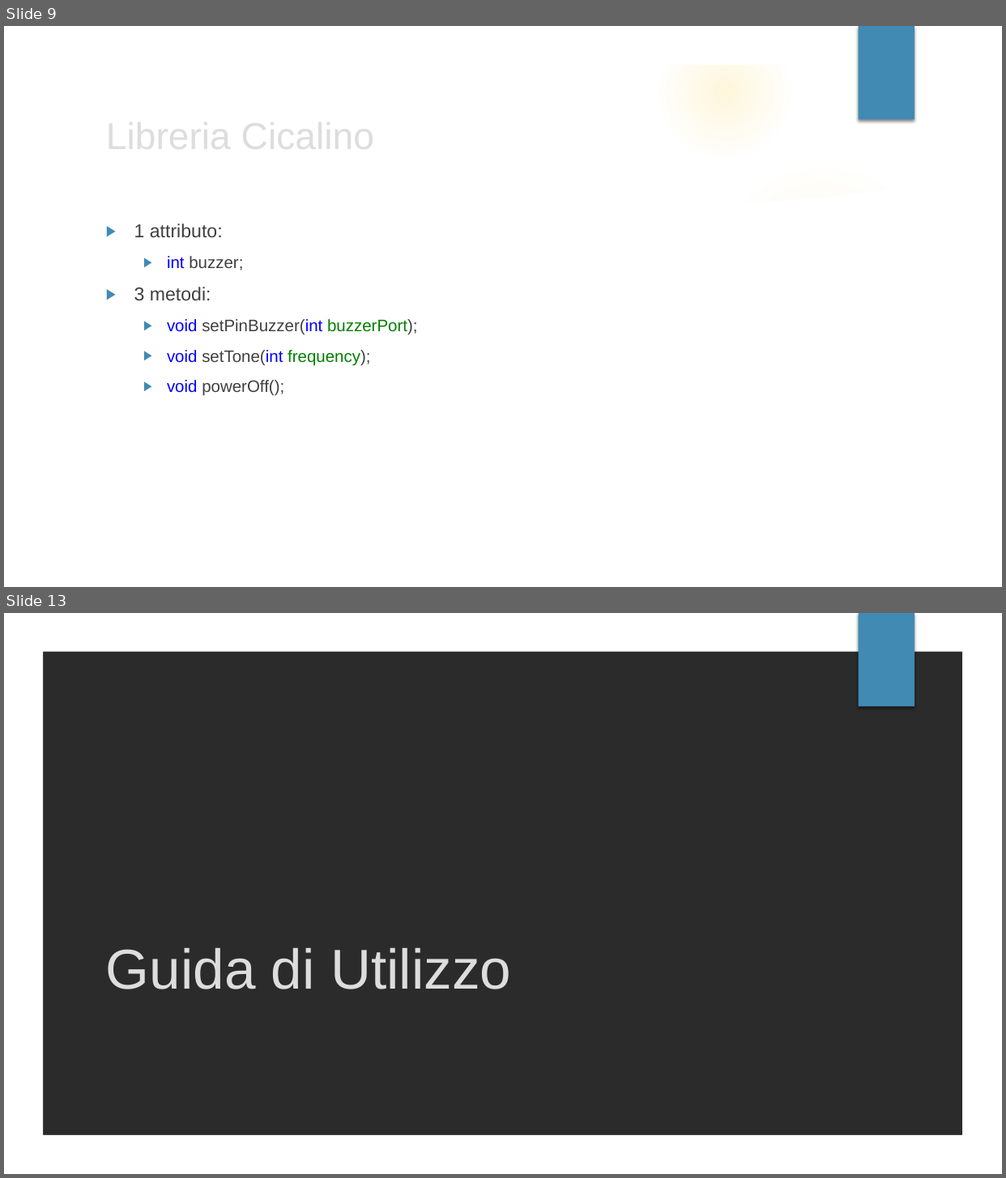
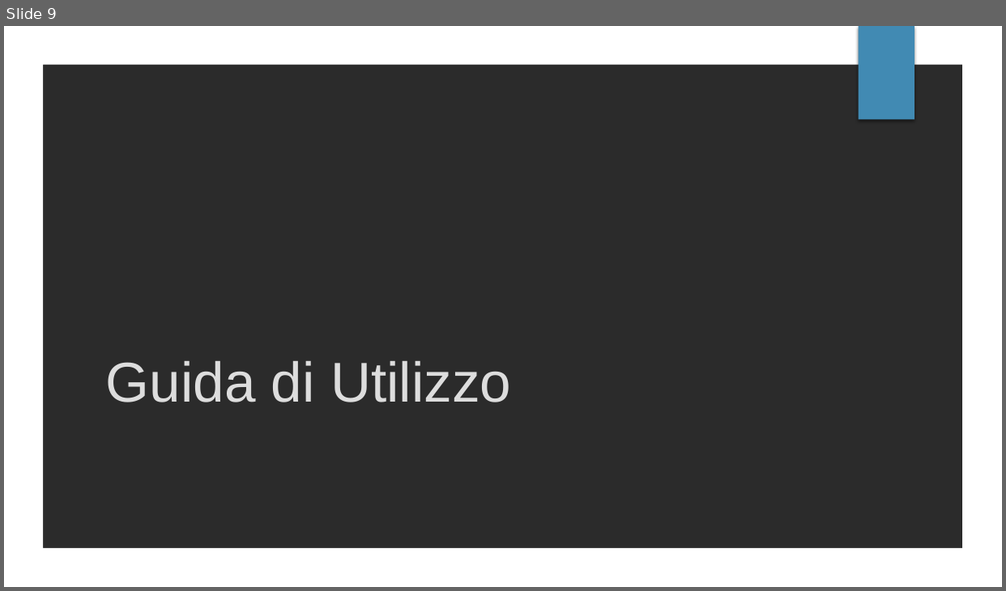
Before and after one commit to mattiaruberto/Progetto2, a slide deck: Presentazione/PROGETTO 2.pptx. Shown one above the other, each under a label of ours: slides 9 and 13 before the commit, slide 9 after it; the slides between them are not shown. The pictures are 1006x1178 and 1006x591 pixels, drawn with LibreOffice and Linux fonts; fonts in the diff are those of the drawing; background and template pictures are left out; a plain dark background stands for a picture behind light text. Boxes give left, top, right and bottom in pixels: in the first picture for what was removed or moved away, otherwise in the second. Text is boxed around its words. In the diff, an @@ line names an element or a change of style, - is before the commit and + after.

```diff
--- a/Presentazione/PROGETTO 2.pptx
+++ b/Presentazione/PROGETTO 2.pptx
@@ slide 9 removed at [4, 26, 1002, 587], background picture (left out); not listed: 2 template elements that a slide beside it also shows @@
@@ title removed at [98, 105, 816, 163] @@
-Libreria Cicalino
@@ group removed at [4, 27, 971, 587]: 5 ellipses, 2 freeform shapes @@
@@ text removed at [134, 224, 418, 396] @@
-▶ 1 attributo:
-  ▶ int buzzer;
-▶ 3 metodi:
-  ▶ void setPinBuzzer(int buzzerPort);
-  ▶ void setTone(int frequency);
-  ▶ void powerOff();
@@ what was slide 13 is now slide 9 @@
```
Also in this commit, not shown: 1 slide added, 4 other slides removed, 1 other file.
